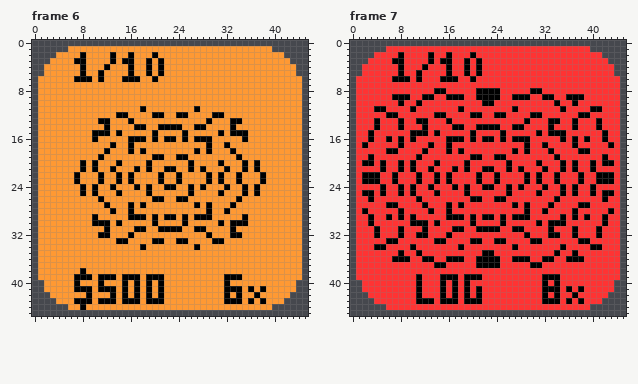
Two states of a pixel-art file, ase/scratch-prize.ase. Above, as it was before the edit.
46x46 pixels, 9 frames. Shown: frame 6, frame 7. The commit also changed other frames, which this record leaves out.
The result:
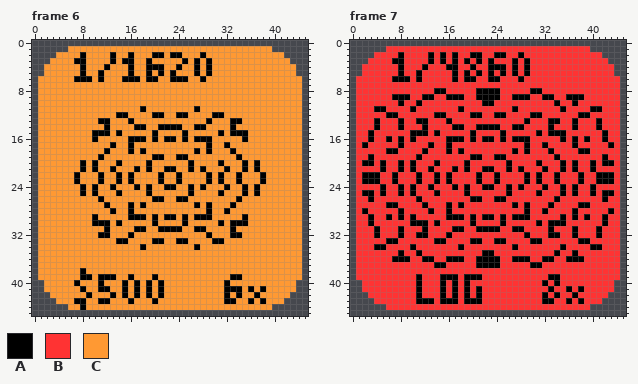
Palette (. is transparent): A #000000  B #ff3333  C #ff9933
Diff:
Frame 6, layer "Layer 2":
y 2: x 21 C -> A; x 23..24 CC -> AA; x 28 C -> A
y 3: x 21 A -> C; x 25 C -> A; x 27 C -> A; x 29 C -> A
y 4: x 20 C -> A; x 24 C -> A; x 27 C -> A; x 29 C -> A
y 5: x 23 C -> A; x 27 C -> A; x 29 C -> A
y 6: x 19 C -> A; x 23..25 CCC -> AAA; x 28 C -> A
y 39: x 7 A -> C; x 15 A -> C; x 17 A -> C; x 19 A -> C; x 21 A -> C; x 32 A -> C
y 41: x 7 A -> C; x 9 A -> C; x 13 A -> C
y 43: x 9 A -> C; x 13 A -> C; x 15 A -> C; x 17 A -> C; x 19 A -> C; x 21 A -> C; x 34 A -> C
Frame 7, layer "Layer 2":
y 2: x 15..17 BAB -> ABA; x 21 B -> A; x 24..25 BB -> AA; x 28 B -> A
y 3: x 16..17 AB -> BA; x 23 B -> A; x 27 B -> A; x 29 B -> A
y 4: x 17 B -> A; x 19..21 ABA -> BAB; x 23..25 BBB -> AAA; x 27 B -> A; x 29 B -> A
y 5: x 16..17 AB -> BA; x 23 B -> A; x 25 B -> A; x 27 B -> A; x 29 B -> A
y 6: x 15..16 AA -> BB; x 19 B -> A; x 23..24 BB -> AA; x 28 B -> A
y 39: x 32 A -> B
y 41: x 32 A -> B; x 34 A -> B
y 43: x 34 A -> B
Pixel boxes of the changes (left, top, right, bottom) in both pictures:
changed: (146, 52, 212, 82)
changed: (74, 274, 164, 304)
changed: (224, 274, 242, 304)
changed: (440, 52, 530, 82)
changed: (542, 274, 560, 304)
